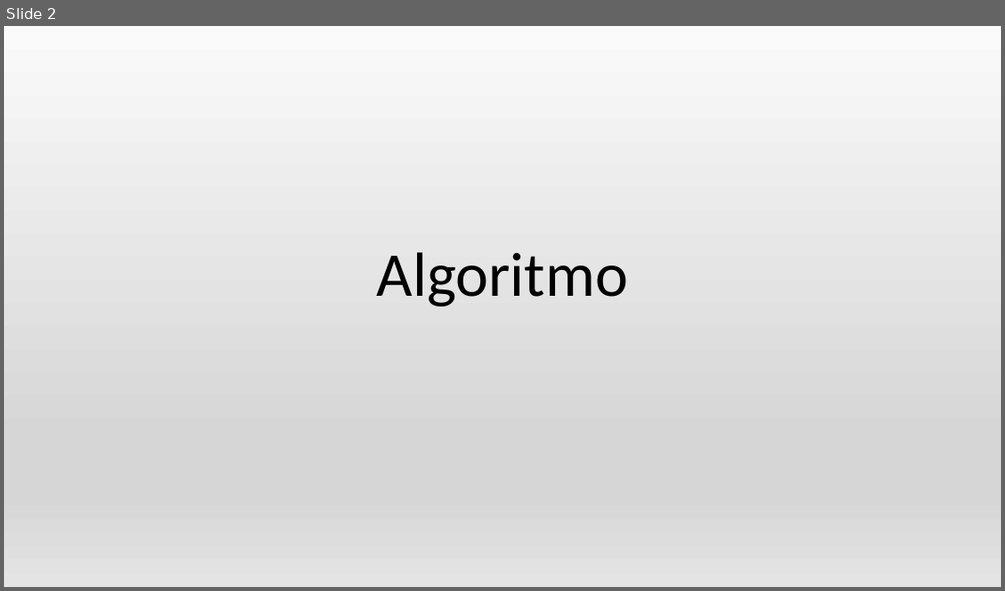
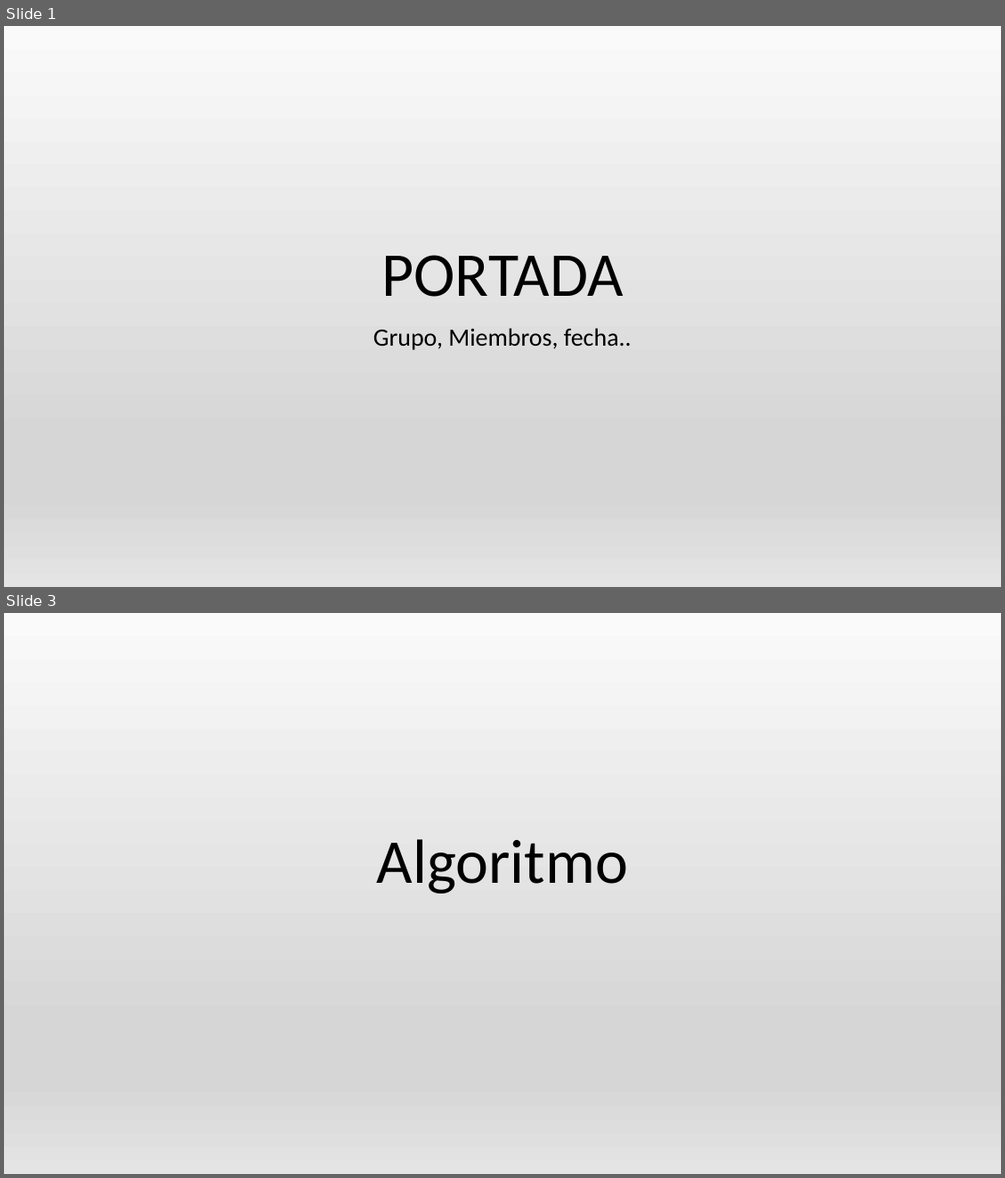
Before and after one commit to AGarciaCast/MetroJapon, a slide deck: PresentacionMetro.pptx. Shown one above the other, each under a label of ours: slide 2 before the commit, slides 1 and 3 after it; the slides between them are not shown. The pictures are 1005x591 and 1005x1178 pixels, drawn with LibreOffice and Linux fonts; fonts in the diff are those of the drawing. Boxes give left, top, right and bottom in pixels: in the first picture for what was removed or moved away, otherwise in the second. Text is boxed around its words. In the diff, an @@ line names an element or a change of style, - is before the commit and + after.

```diff
--- a/PresentacionMetro.pptx
+++ b/PresentacionMetro.pptx
@@ slide 1 added at (4,26,1001,587), background gradient #FAFAFA to #D7D7D7 to #E4E4E4 @@
@@ title added at (381,255,623,297), 60 pt, text #000000 @@
+PORTADA
@@ subtitle added at (373,328,631,350), 24 pt, text #000000 @@
+Grupo, Miembros, fecha..
@@ what was slide 2 is now slide 3 @@
```
Also in this commit, not shown: 4 slides changed, 1 other slide added, 1 slide removed.
